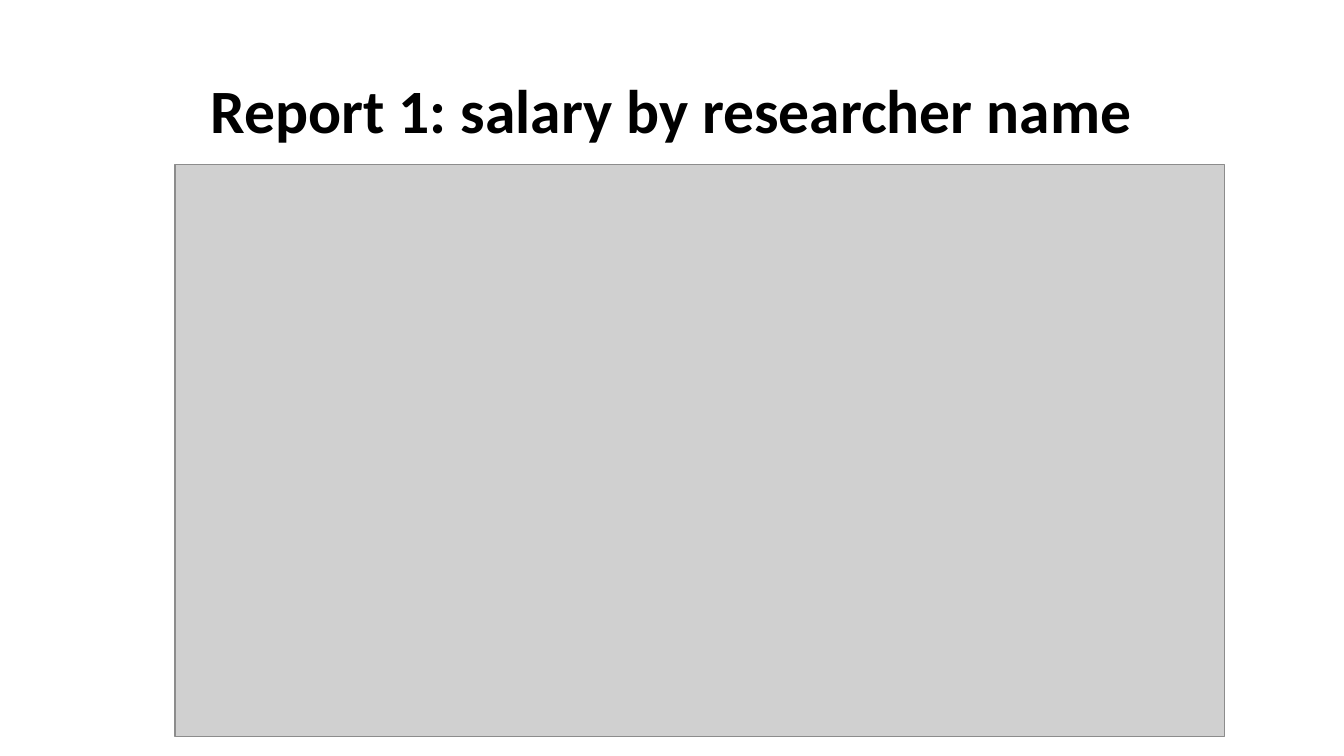
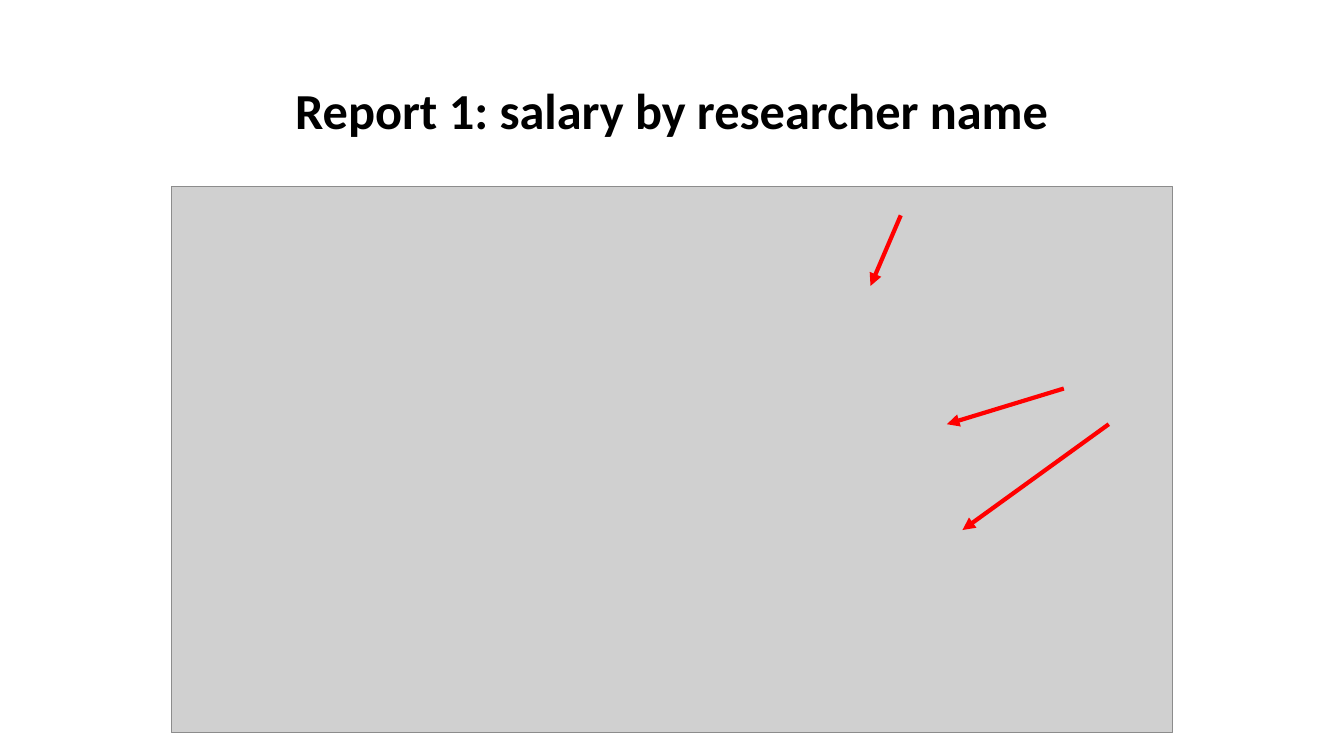
Before and after one commit to kimteespk/DADS5001-Data-Analytics-and-Data-Science-Tools-and-Programming, a slide deck: slide 8 of 12-PowerBI/DSTools-Power-BI.pptx (slide 7 before the commit). Drawn at 1344x756 pixels with LibreOffice and Linux fonts; fonts in the diff are those of the drawing; grey boxes stand for pictures. Boxes give left, top, right and bottom in pixels: in the first picture for what was removed or moved away, otherwise in the second. Text is boxed around its words. In the diff, an @@ line names an element or a change of style, - is before the commit and + after.

```diff
--- a/12-PowerBI/DSTools-Power-BI.pptx
+++ b/12-PowerBI/DSTools-Power-BI.pptx
@@ title "Report 1: salary by researcher ..." at <box>295,93,1048,137</box>: size 44 to 36 pt @@
@@ picture: place and size @@
-picture at <box>175,164,1225,737</box>
+picture at <box>171,187,1174,733</box>
@@ arrow added from (901, 216) to (871, 286), #FF0000 3 pt @@
@@ arrow added from (1064, 388) to (947, 424), #FF0000 3 pt @@
@@ arrow added from (1109, 424) to (963, 530), #FF0000 3 pt @@
```
Also in this commit, not shown: 7 other slides changed, 2 slides added.
